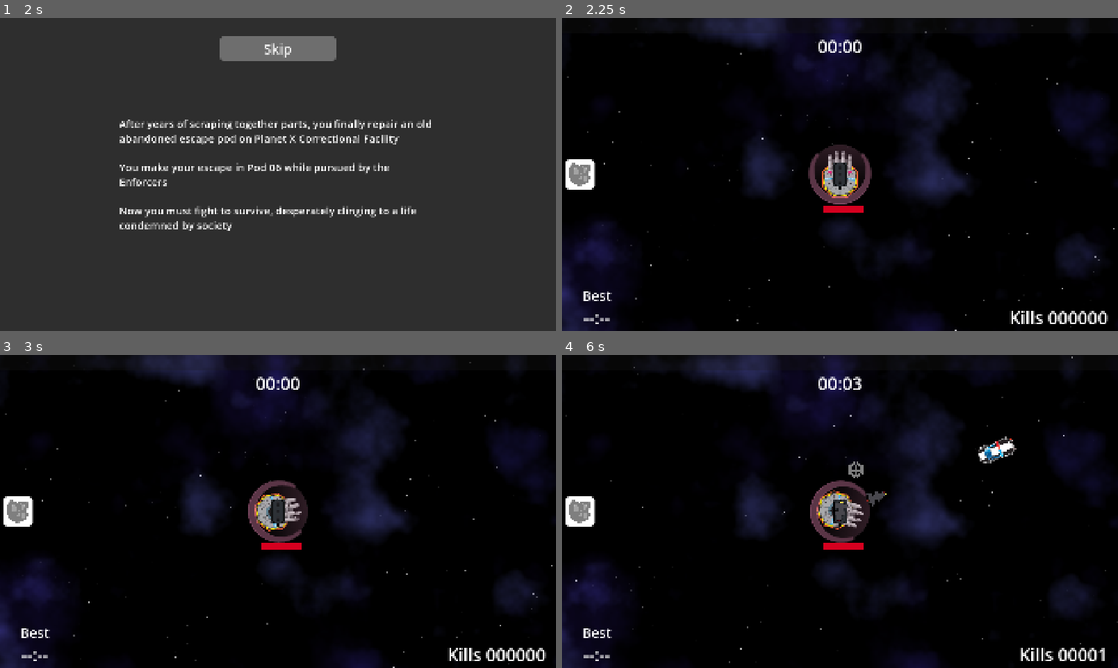
Above: before the commit, frames 1-4 (two rows, left to right).
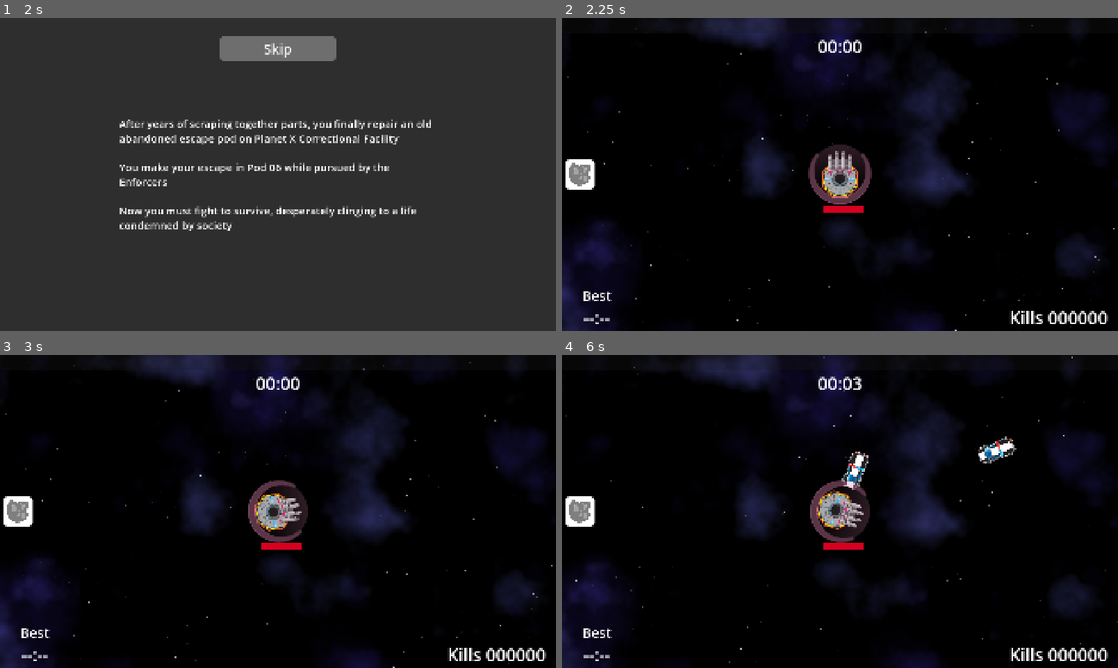
Above: after the commit, the same moments.

Repository: two-sticks-and-a-rock/space-arcade
Game: Godot game, scene res://scenes/main_menu.tscn
The game is run twice, just before and just after one commit, with the same random seed, the same clock (stepped at 60 frames per second) and the same inputs.
Inputs (mouse positions are in pixels of both pictures, inside the frame that each line leads up to):
- Up to frame 1 (2 s): click "Start" at 0.5 s; click "Skip" at 1.25 s
- Up to frame 2 (2.25 s): click "Skip" at 2 s
- Up to frame 3 (3 s): tap Enter at 2.75 s; move the mouse to (400, 495) at 2.77 s; press the mouse at (400, 495) at 2.78 s
- Up to frame 4 (6 s): tap Space at 3.5 s; move the mouse to (728, 527) at 3.52 s; release the mouse at (728, 527) at 3.53 s; click (728, 527) at 3.6 s; move the mouse to (895, 442) at 4.27 s; press the mouse at (895, 442) at 4.28 s; move the mouse to (812, 574) at 5.02 s; release the mouse at (812, 574) at 5.03 s; click (812, 574) at 5.1 s; move the mouse to (1006, 558) at 5.77 s; press the mouse at (1006, 558) at 5.78 s

Frame 1 is identical in both runs. In frame 2, 0.1% of the frame differs, in the area x 48-52%, y 46-55%; in frame 3, 0.2%; in frame 4, 0.9%, in the area x 48-99%, y 30-98%.

Commit message:
make ram more transparent when down

Diff:
--- a/scenes/player/player.gd
+++ b/scenes/player/player.gd
@@ -29,8 +29,8 @@
 	var ram_shield = ram_shield_scene.instantiate() as Node2D
 	add_child(ram_shield)
 	(magnet_collider.shape as CircleShape2D).radius = magnet_radius
-	var missile_silo = missile_silo_scene.instantiate() as Node2D
-	add_child(missile_silo)
+	# var missile_silo = missile_silo_scene.instantiate() as Node2D
+	# add_child(missile_silo)
 
 func take_damage(dmg: int):
 	if immune_to_damage:
--- a/scenes/player/player_weapons/ram_shield/ram_shield.gd
+++ b/scenes/player/player_weapons/ram_shield/ram_shield.gd
@@ -18,6 +18,7 @@
 	up_timer.start()
 	down_timer.stop()
 
+	ram_cap.sprite.self_modulate.a = 1
 	player.immune_to_damage = true
 	ram_cap.collider.disabled = false
 
@@ -25,6 +26,7 @@
 	down_timer.start()
 	up_timer.stop()
 
+	ram_cap.sprite.self_modulate.a = 0.5
 	player.immune_to_damage = false
 	power_up.max_value = down_timer.wait_time
 	ram_cap.collider.disabled = true
